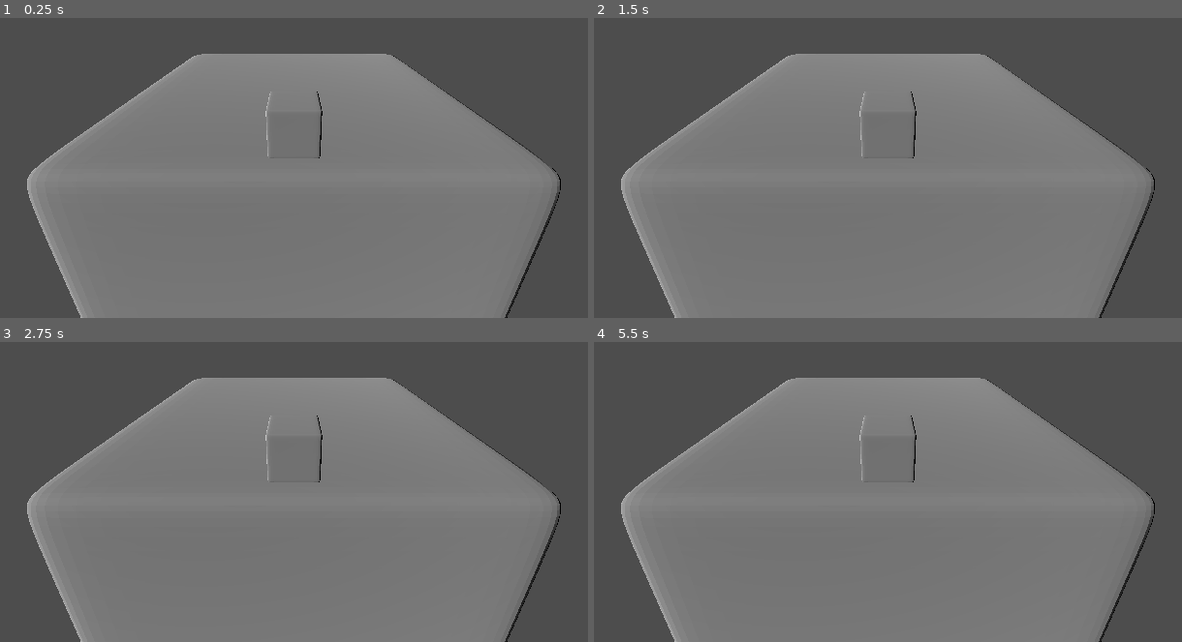
Above: before the commit, frames 1-4 (two rows, left to right).
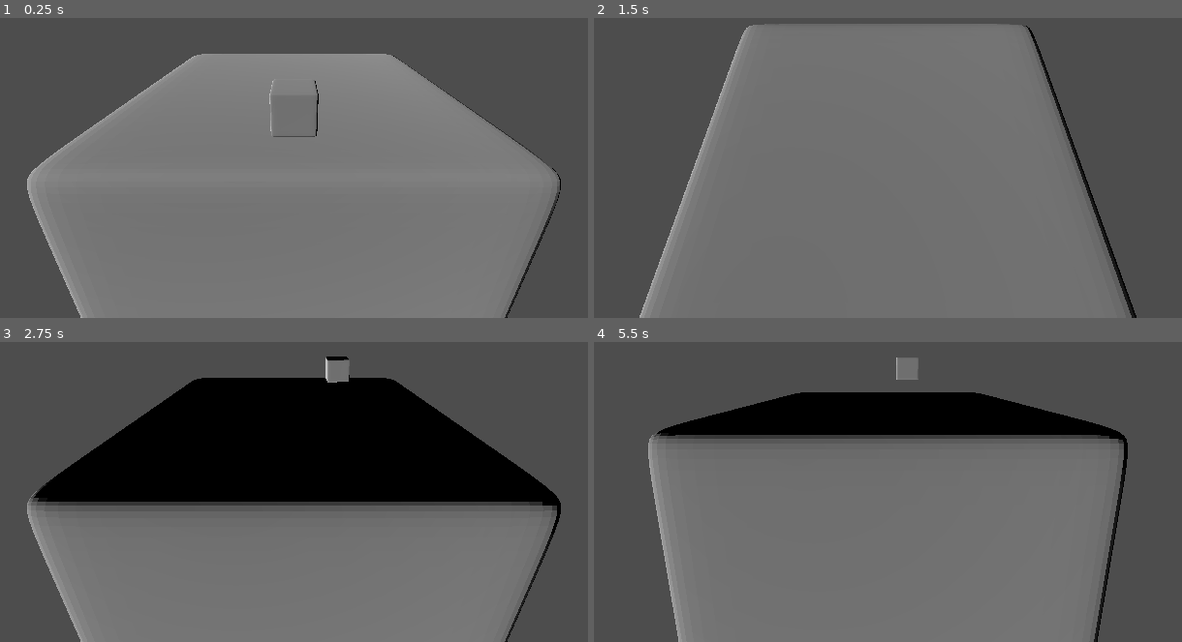
Above: after the commit, the same moments.

Repository: SomeSortOfSam/GMTKGameJam2022
Game: Godot game, scene res://World.tscn
Same seed, same stepped clock (60 frames per second), same inputs: the game is played once before the commit and once after it.
Inputs:
- Up to frame 1 (0.25 s): no input
- Up to frame 2 (1.5 s): hold D (ui_right) 0.53-1.28 s; hold S (ui_down) from 1.28 s (still down)
- Up to frame 3 (2.75 s): release S (ui_down) at 2.03 s; hold D (ui_right) from 2.03 s (still down)
- Up to frame 4 (5.5 s): release D (ui_right) at 2.78 s; hold W (ui_up) 2.78-3.53 s; hold A (ui_left) 3.53-5.03 s; tap Enter at 5 s; hold S (ui_down) from 5.03 s (still down)

The runs differ from the first frame. In frame 1, 0.2% of the frame differs, in the area x 45-55%, y 20-47%; in frame 2, 16%; in frame 3, 29%, in the area x 4-96%, y 4-98%; in frame 4, 18%.
Error before the commit: Parse Error: No constructor of "Quaternion" matches the signature "Quaternion(Vector3)". (res://Cube.gd:4)

Commit message:
Made top facing face change

Diff:
--- a/Cube.gd
+++ b/Cube.gd
@@ -1,9 +1,14 @@
 extends Node3D
 
+var target_rotation : Quaternion
+
 func _process(delta):
-	rotation = Quaternion(rotation).slerp(Quaternion.IDENTITY,.1).get_euler()
+	quaternion = quaternion.slerp(target_rotation,.1).normalized()
 
 func _on_player_edge_reached(direction):
-	var queued_rotation = -Vector2(direction)*(PI/2)
-	rotate(Vector3.FORWARD,queued_rotation.x)
-	rotate(Vector3.RIGHT,queued_rotation.y)
+	var old_rotaiton = quaternion
+	direction = direction * (PI/2)
+	global_rotate(Vector3.FORWARD,direction.x)
+	global_rotate(Vector3.RIGHT,direction.y)
+	target_rotation = quaternion
+	quaternion = old_rotaiton
--- a/Cube.tscn
+++ b/Cube.tscn
@@ -8,11 +8,10 @@
 script = ExtResource("2_h6xo3")
 
 [node name="Cube" type="MeshInstance3D" parent="."]
-transform = Transform3D(1, 0, 0, 0, 1, 0, 0, 0, 1, 0, -1.1, 0)
 mesh = ExtResource("1_wn2xo")
 
 [node name="Player" parent="." instance=ExtResource("2_l63f2")]
-transform = Transform3D(1, 0, 0, 0, 1, 0, 0, 0, 1, 0, 0, 0.8)
+transform = Transform3D(1, 0, 0, 0, 1, 0, 0, 0, 1, 0, 1.1, 0.8)
 
 [node name="DirectionalLight3D" type="DirectionalLight3D" parent="."]
 transform = Transform3D(0.5, 4.47035e-08, -0.866025, 0.612372, 0.707107, 0.353553, 0.612372, -0.707107, 0.353553, 0, 0, 0)
--- a/Player.gd
+++ b/Player.gd
@@ -21,8 +21,7 @@
 
 func _process(delta):
 	position = position.lerp(Vector3(current_cell.x,0,current_cell.y)*MOVE_DISTANCE,.1)
-	position.clamp(Vector3.ONE*2,Vector3.ONE.ceil())
-	rotation = Quaternion(rotation).slerp(Quaternion.IDENTITY,.1).get_euler()
+	quaternion = quaternion.slerp(Quaternion.IDENTITY,.1)
 
 func set_current_cell(new_cell : Vector2i):
 	current_cell = new_cell
--- a/Player.tscn
+++ b/Player.tscn
@@ -4,6 +4,8 @@
 [ext_resource type="ArrayMesh" uid="uid://btmx2ae08sul7" path="res://Dice.obj" id="1_m6rya"]
 
 [node name="Player" type="Node3D"]
+rotation_edit_mode = 1
+top_level = true
 script = ExtResource("1_62dea")
 
 [node name="MeshInstance3D" type="MeshInstance3D" parent="."]
--- a/World.tscn
+++ b/World.tscn
@@ -5,7 +5,12 @@
 [node name="Node3D" type="Node3D"]
 
 [node name="Cube" parent="." instance=ExtResource("1_ekfan")]
+transform = Transform3D(1, 0, 0, 0, 1, 0, 0, 0, 1, 0, -1.1, 0)
 
 [node name="Camera3D" type="Camera3D" parent="."]
 transform = Transform3D(1, 0, 0, 0, 0.927184, 0.374607, 0, -0.374607, 0.927184, 0, 0.5, 1.8)
 current = true
+
+[node name="RemoteTransform3D" type="RemoteTransform3D" parent="."]
+remote_path = NodePath("../Cube/Player")
+update_rotation = false
